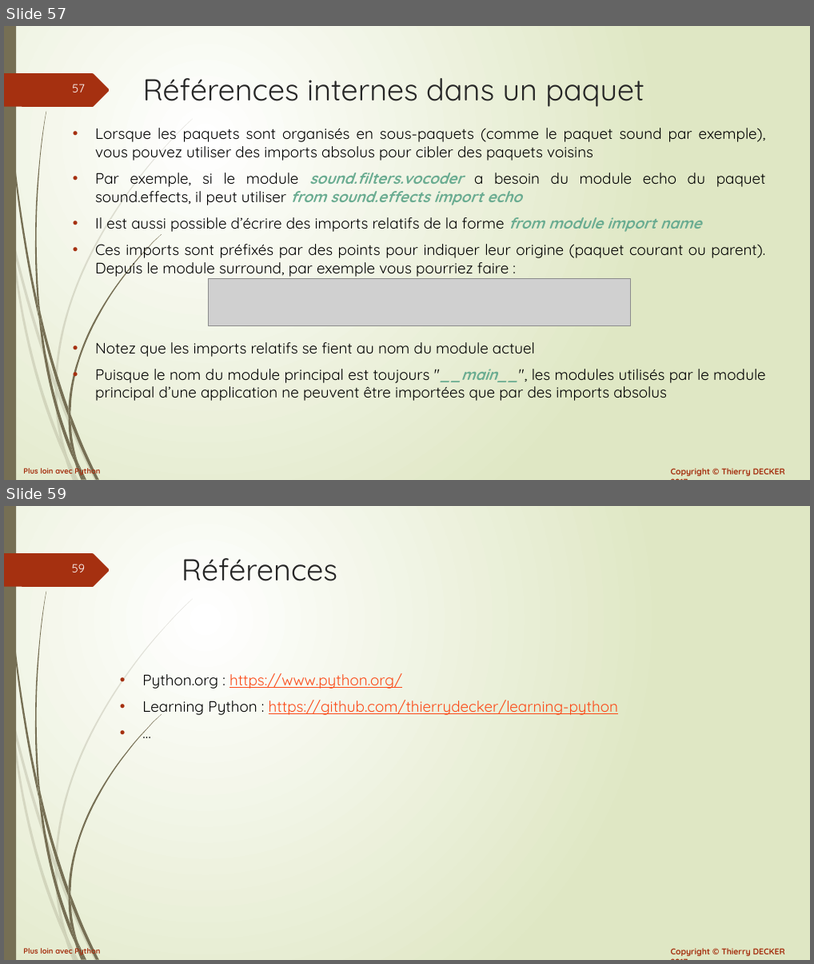
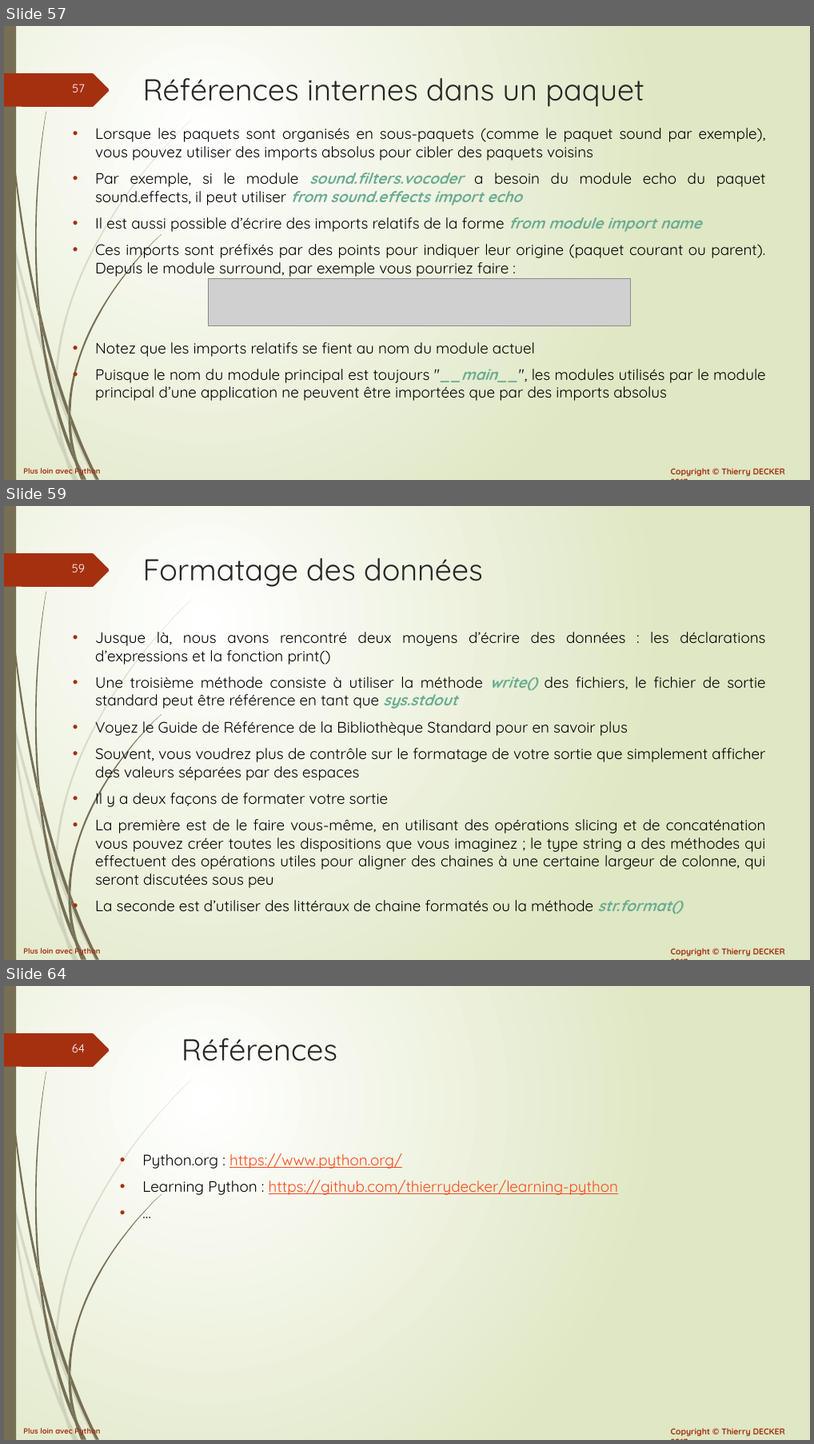
Before and after one commit to VikmanTheRacoon/learning-python, a slide deck: documentations/python-102.pptx. Shown one above the other, each under a label of ours: slides 57 and 59 before the commit, slides 57, 59 and 64 after it; the slides between them are not shown. The pictures are 814x964 and 814x1444 pixels, drawn with LibreOffice and Linux fonts; fonts in the diff are those of the drawing; grey boxes stand for pictures. Boxes give left, top, right and bottom in pixels: in the first picture for what was removed or moved away, otherwise in the second. Text is boxed around its words. In the diff, an @@ line names an element or a change of style, - is before the commit and + after.

```diff
--- a/documentations/python-102.pptx
+++ b/documentations/python-102.pptx
@@ slide 59 added at (4, 506, 810, 960), background gradient #FFFFFF to #DFE8C4; not listed: 27 template elements that a slide beside it also shows @@
@@ title added at (143, 558, 483, 587), 36 pt, text #262626 @@
+Formatage des données
@@ text added at (95, 632, 766, 914), 18 pt, text #000000 @@
+• Jusque là, nous avons rencontré deux moyens d’écrire des données : les déclarations d’expressions et la fonction print()
+• Une troisième méthode consiste à utiliser la méthode write() des fichiers, le fichier de sortie standard peut être référence en tant que sys.stdout
+• Voyez le Guide de Référence de la Bibliothèque Standard pour en savoir plus
+• Souvent, vous voudrez plus de contrôle sur le formatage de votre sortie que simplement afficher des valeurs séparées par des espaces
+• Il y a deux façons de formater votre sortie
+• La première est de le faire vous-même, en utilisant des opérations slicing et de concaténation vous pouvez créer toutes les dispositions que vous imaginez ; le type string a des méthodes qui effectuent des opérations utiles pour aligner des chaines à une certaine largeur de colonne, qui seront discutées sous peu
+• La seconde est d’utiliser des littéraux de chaine formatés ou la méthode str.format()
@@ what was slide 59 is now slide 64 @@
@@ page number at (72, 1044, 85, 1052): text changed @@
-59
+64
```
Also in this commit, not shown: 1 slide changed, 4 other slides added, 1 other file.
